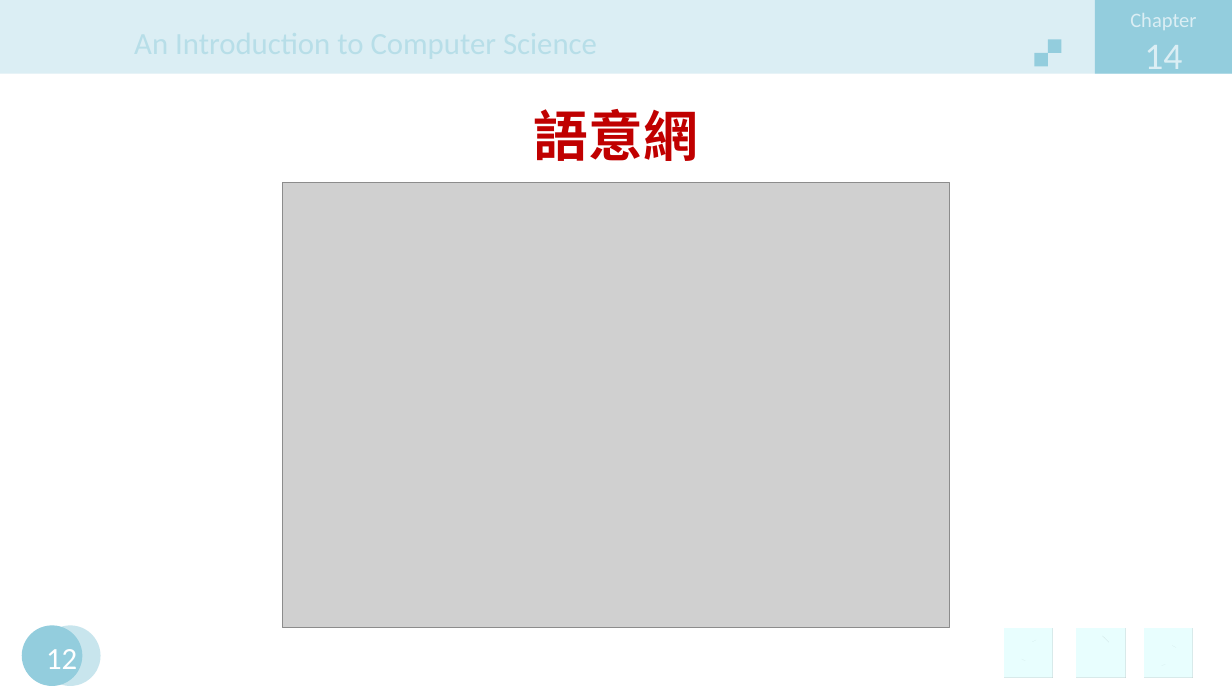
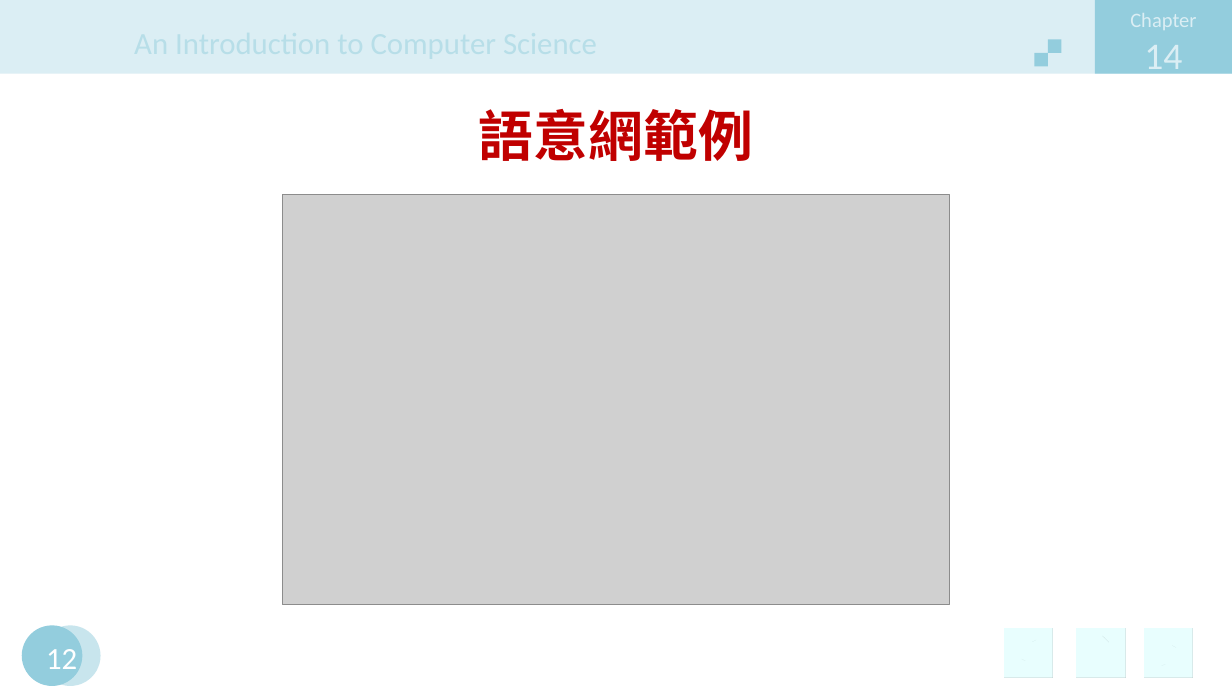
Before and after one commit to jiaweichang/biography, a slide deck: slide 12 of slides/11401/Introduction to Computer/CH14.pptx. Drawn at 1232x693 pixels with LibreOffice and Linux fonts; fonts in the diff are those of the drawing; grey boxes stand for pictures; background and template pictures are left out. Boxes give left, top, right and bottom in pixels: in the first picture for what was removed or moved away, otherwise in the second. Text is boxed around its words. In the diff, an @@ line names an element or a change of style, - is before the commit and + after.

```diff
--- a/slides/11401/Introduction to Computer/CH14.pptx
+++ b/slides/11401/Introduction to Computer/CH14.pptx
@@ title at [479,109,753,161]: text changed @@
-語意網
+語意網範例
@@ picture: place and size @@
-picture at [282,182,949,627]
+picture at [282,195,949,605]
```
Also in this commit, not shown: 6 other slides changed, 3 slides added, 25 slides removed, 10 other files.
